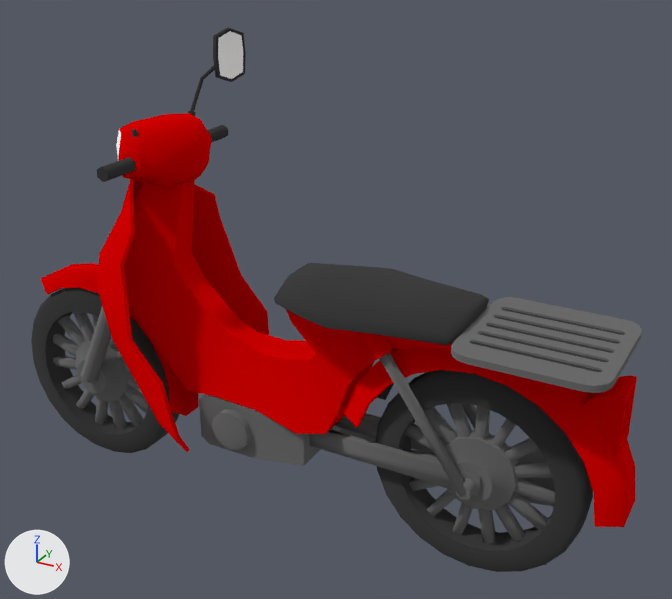
The Blender file Assets/_PROJECT/AssetSource/MotorcycleBase.blend: old version first, new version second.
The view is the same before and after, from a 50 mm lens placed at (0.615, -1.838, 1.557), pointed at (-0.438, 0.077, 0.6). Every picture has the same lights, and +X, +Y and +Z are marked at lower left. The first picture is the older version.

Objects in the first picture: 'Body', 'Front Fork', 'FrontWheel', 'HandleBar', 'Rear Suspension', 'RearSwingArm', 'RearWheel'.
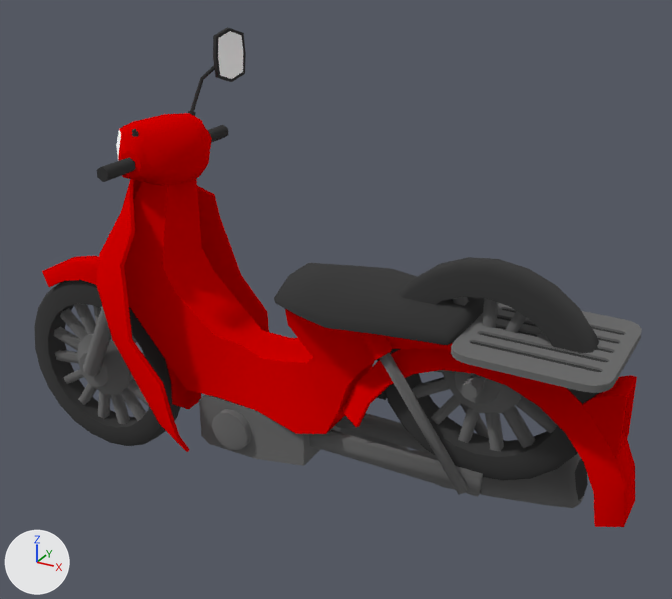
Commit message: FAH suspension upgrade

Where the newer file only moved an object's origin or applied its transform, the numbers keep the older frame.

Location of each change, [x1, y1, x2, y2] in pixels of the pictures (672 x 599 px; the box of a moved part takes in the faces that stretch with it):
'Body', reshaped (9% narrower): before [40, 179, 642, 527]; after [96, 179, 642, 527]
'RearWheel', reshaped (10% taller): before [375, 370, 593, 572]; after [377, 257, 599, 480]
'FrontWheel', reshaped, moved, turned: before [31, 288, 179, 453]; after [34, 280, 181, 446]
'Front Fork', reshaped, moved: before [81, 306, 112, 384]; after [42, 256, 201, 409]
'Rear Suspension', moved: before [379, 352, 490, 495]; after [379, 352, 489, 495]
part 1 of me_body, deleted: before [40, 263, 199, 416]
part 2 of me_body, moved or reshaped: before [124, 180, 358, 434]; after [124, 179, 358, 434]
part 3 of me_wheelfront, moved or reshaped: before [75, 341, 132, 401]; after [77, 334, 132, 394]
part 4 of me_wheelfront, rebuilt (21% wider, 41% taller): before [76, 389, 94, 410]; after [74, 304, 96, 334]
part 5 of me_wheelfront, rebuilt (not visible afterwards): before [95, 397, 108, 425]
part 6 of me_wheelfront, deleted (mostly hidden): before [109, 337, 116, 349]
part 7 of me_wheelfront, moved or reshaped: before [31, 288, 179, 453]; after [34, 280, 181, 446]

What changed in the scene script:
```text
Change me_body:
    used by ob_body; location = (0.0, 0.0, 0.0)
    remove me_body.from_pydata(...)  # 889 vertices, 948 faces; spans x -1.37..0.36, y -0.25..0.25, z 0.11..0.88
    add me_body.from_pydata(...)  # 789 vertices, 850 faces; spans x -1.09..0.36, y -0.25..0.25, z 0.11..0.89
    me_body part 1: the loose piece of 100 vertices spanning x -1.37..-0.86, y -0.04..0.04, z 0.19..0.57 is deleted
    me_body part 2: 24 vertices moved from x -0.93..-0.42, y -0.1..0.1, z 0.46..0.88 to x -0.93..-0.42, y -0.11..0.11, z 0.46..0.89
Change me_wheelfront:
    used by ob_frontwheel; parent = ob_front_fork; location = (-1.3, 0.0, 0.0); rotation_euler = (0.0, 0.436, 0.0), in degrees (0, 25, 0)
    remove me_wheelfront.from_pydata(...)  # 398 vertices, 378 faces; spans x -0.27..0.27, y -0.057..0.057, z 0.0..0.54
    add me_wheelfront.from_pydata(...)  # 398 vertices, 348 faces; spans x -0.27..0.27, y -0.057..0.057, z -0.27..0.27
    me_wheelfront part 3: the loose piece of 86 vertices spanning x -0.1..0.1, y -0.057..0.057, z 0.17..0.37 is moved by (0.0, 0.0, -0.27)
    me_wheelfront part 4: the loose piece of 8 vertices spanning x -0.052..0.012, y -0.013..0.013, z 0.061..0.272 is rebuilt with 8 vertices and now spans x -0.1..0.011, y -0.013..0.013, z -0.005..0.196
    me_wheelfront part 5: the loose piece of 8 vertices spanning x -0.012..0.059, y -0.013..0.013, z 0.063..0.273 is rebuilt with 8 vertices and now spans x -0.012..0.094, y -0.013..0.013, z -0.005..0.198
    me_wheelfront part 6: the loose piece of 8 vertices spanning x -0.016..0.012, y -0.013..0.013, z 0.27..0.48 is deleted
    me_wheelfront part 7: 286 vertices removed from x -0.27..0.27, y -0.04..0.04, z 0.0..0.54; 294 vertices added at x -0.27..0.27, y -0.035..0.035, z -0.27..0.27
Change me_front_fork:
    used by ob_front_fork; parent = ob_body; location = (0.0, 0.0, 0.0); rotation_euler = (0.0, 0.436, 0.0), in degrees (0, 25, 0)
    remove me_front_fork.from_pydata(...)  # 40 vertices, 48 faces; spans x -0.022..0.022, y -0.095..0.095, z 0.275..0.75
    add me_front_fork.from_pydata(...)  # 140 vertices, 146 faces; spans x -0.281..0.314, y -0.095..0.095, z 0.005..0.45
    me_front_fork part 8: 40 vertices removed from x -0.022..0.022, y -0.095..0.095, z 0.275..0.75; 140 vertices added at x -0.281..0.314, y -0.095..0.095, z 0.005..0.45
    add me_front_fork.materials.append(mat_motorcycle_black)
    add me_front_fork.materials.append(mat_motorcycle_body)
Change ob_frontwheel:
    ob_frontwheel.rotation_euler: (0.0, 0.436, 0.0) -> (0.0, 0.0, 0.0)  # degrees (0, 25, 0) -> degrees (0, 0, 0)
    ob_frontwheel.matrix_parent_inverse: Matrix(((0.906, 0.0, -0.423, 1.178), (0.0, 1.0, 0.0, 0.0), (0.423, 0.0, 0.906, 0.549), (0.0, 0.0, 0.0, 1.0))) -> Matrix(((0.906, 0.0, -0.423, 1.179), (0.0, 1.0, 0.0, 0.0), (0.423, 0.0, 0.906, 0.252), (0.0, 0.0, 0.0, 1.0)))
    ob_frontwheel.location: (-1.3, 0.0, 0.0) -> (-1.175, 0.0, 0.27)
Change ob_rear_suspension:
    ob_rear_suspension.location: (1.3, 0.0, 0.0) -> (1.3, 0.0, 0.27)
Change ob_front_fork:
    ob_front_fork.location: (0.0, 0.0, 0.0) -> (0.125, 0.0, 0.27)
```
